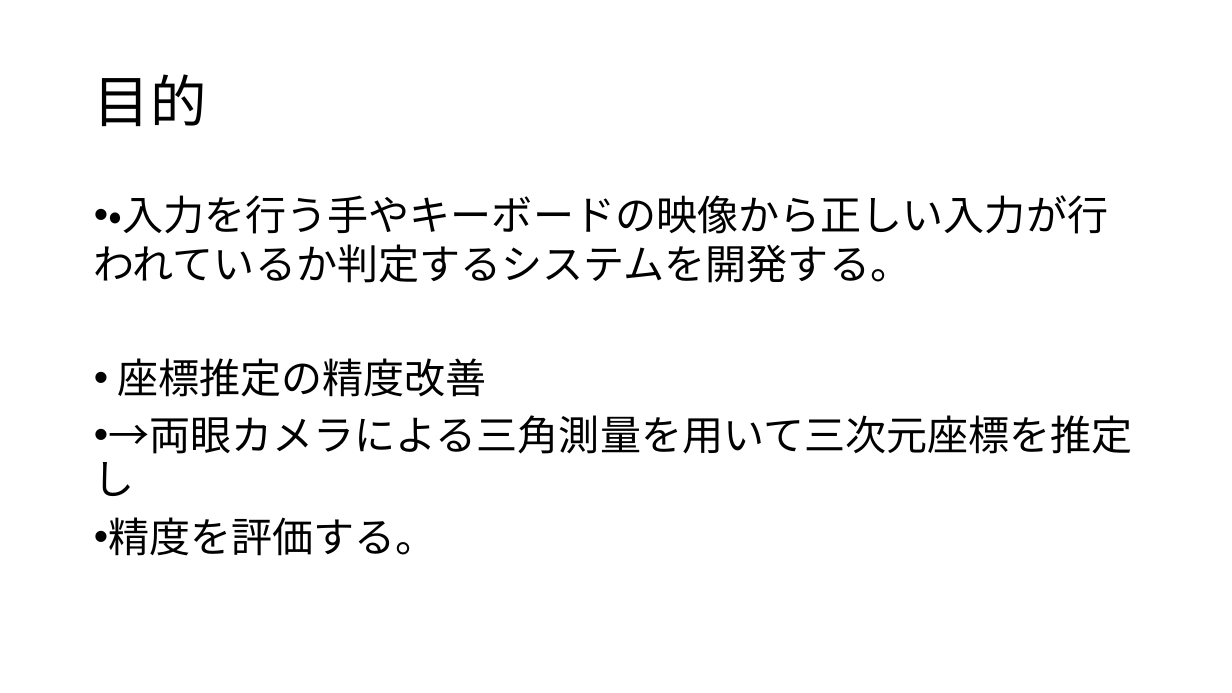
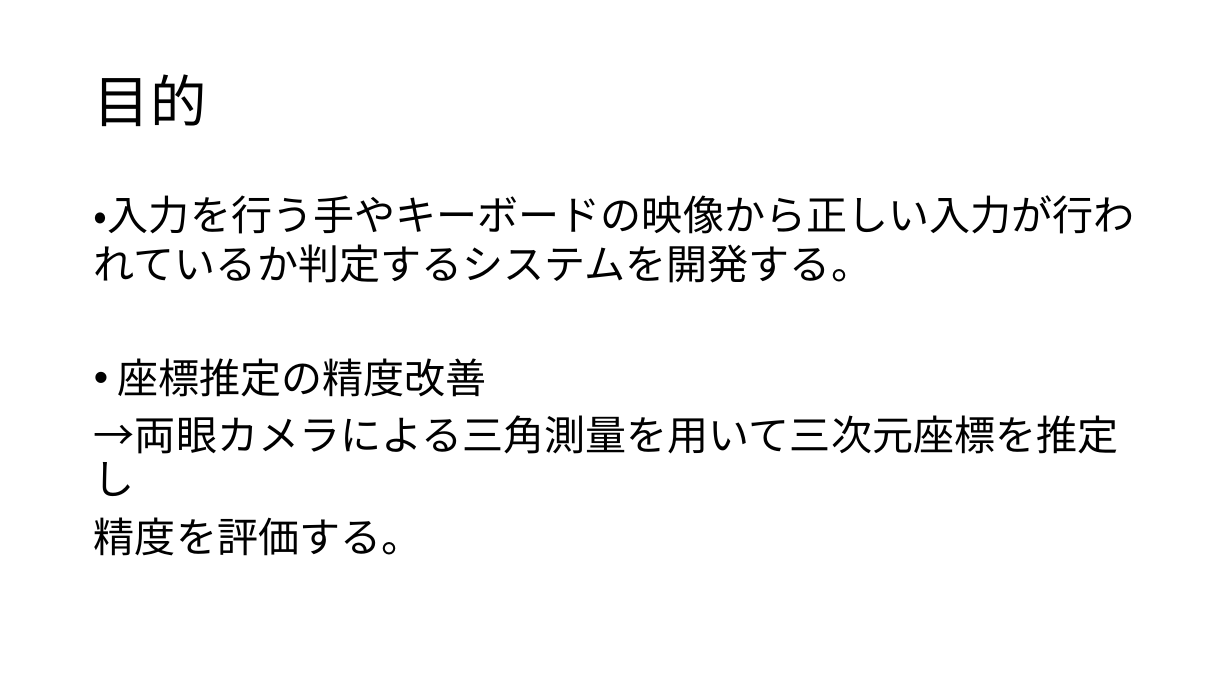
Before and after one commit to hagi711/Graduation-Research, a slide deck: slide 6 of 中間発表.pptx. Drawn at 1232x693 pixels with LibreOffice and Linux fonts; fonts in the diff are those of the drawing. Boxes give left, top, right and bottom in pixels: in the first picture for what was removed or moved away, otherwise in the second. Text is boxed around its words. In the diff, an @@ line names an element or a change of style, - is before the commit and + after.

```diff
--- a/中間発表.pptx
+++ b/中間発表.pptx
@@ text "・入力を行う手やキーボードの映像から正しい入力が行われているか判定するシステムを開発する。" at [94, 195, 1135, 556]: bullet • to none; line spacing 0.9 to 1 @@
```
Also in this commit, not shown: 3 other slides changed.
